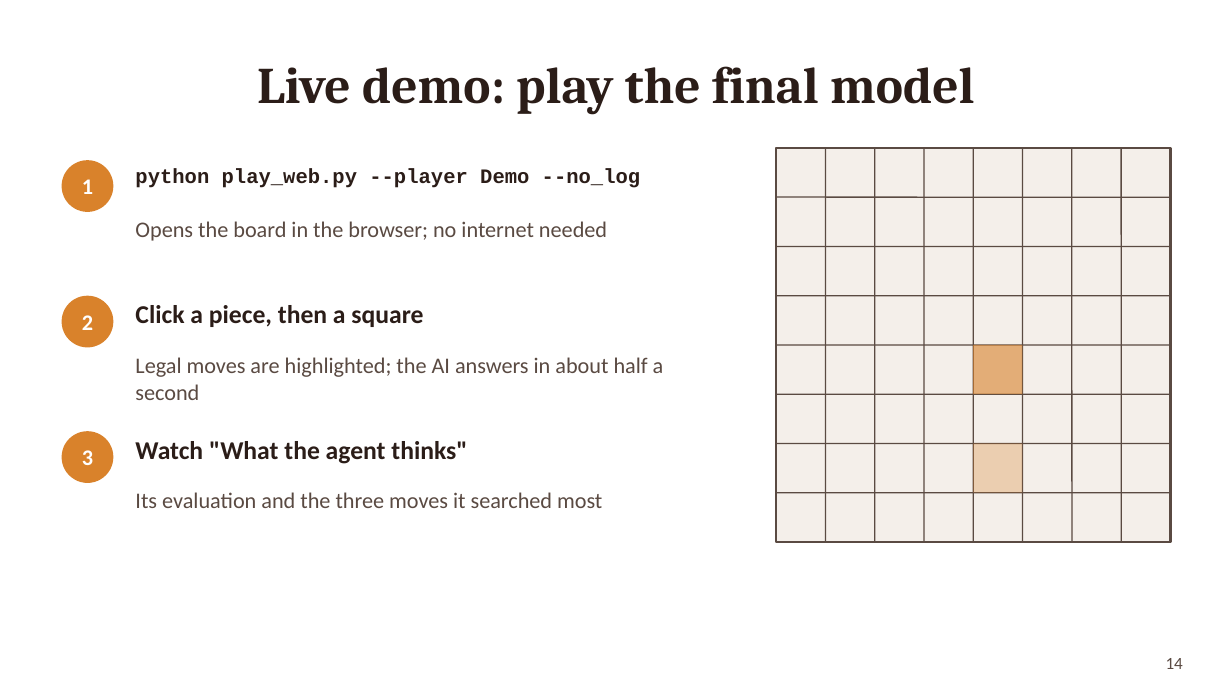
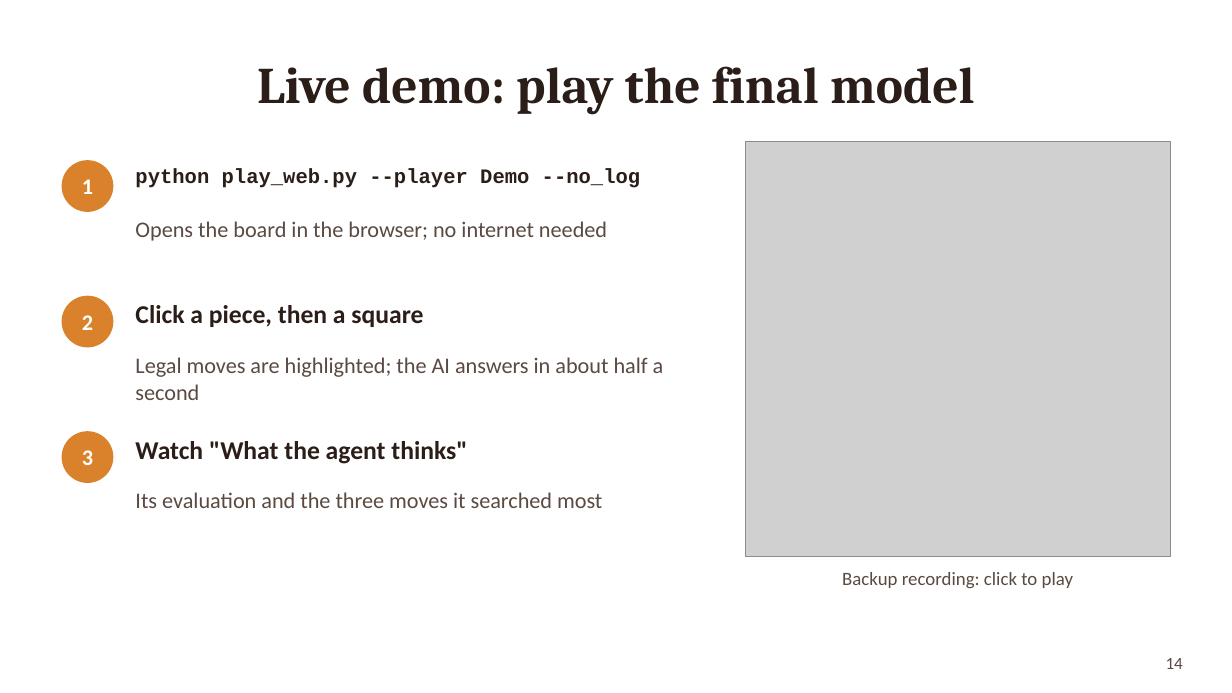
Before and after one commit to f20241463-cmd/CS-F407-chaturanga, a slide deck: slide 14 of report/ChaturangZero_Slides.pptx. Drawn at 1232x693 pixels with LibreOffice and Linux fonts; fonts in the diff are those of the drawing; grey boxes stand for pictures. Boxes give left, top, right and bottom in pixels: in the first picture for what was removed or moved away, otherwise in the second. Text is boxed around its words. In the diff, an @@ line names an element or a change of style, - is before the commit and + after.

```diff
--- a/report/ChaturangZero_Slides.pptx
+++ b/report/ChaturangZero_Slides.pptx
@@ picture added at (745, 142, 1170, 557) @@
@@ rectangle removed at (776, 148, 1170, 542) @@
@@ line removed from (825, 148) to (825, 542) @@
@@ line removed from (875, 148) to (875, 542) @@
@@ line removed from (924, 148) to (924, 542) @@
@@ line removed from (973, 148) to (973, 542) @@
@@ line removed from (1023, 148) to (1023, 542) @@
@@ line removed from (1072, 148) to (1072, 542) @@
@@ line removed from (1121, 148) to (1121, 542) @@
@@ line removed from (776, 197) to (1170, 197) @@
@@ line removed from (776, 246) to (1170, 246) @@
@@ line removed from (776, 296) to (1170, 296) @@
@@ line removed from (776, 345) to (1170, 345) @@
@@ rectangle removed at (973, 345, 1023, 394) @@
@@ line removed from (776, 394) to (1170, 394) @@
@@ line removed from (776, 444) to (1170, 444) @@
@@ rectangle removed at (973, 444, 1023, 493) @@
@@ line removed from (776, 493) to (1170, 493) @@
@@ text added at (842, 572, 1073, 588), 11 pt, text #5A4A42 @@
+Backup recording: click to play
```
Also in this commit, not shown: 4 other files.
